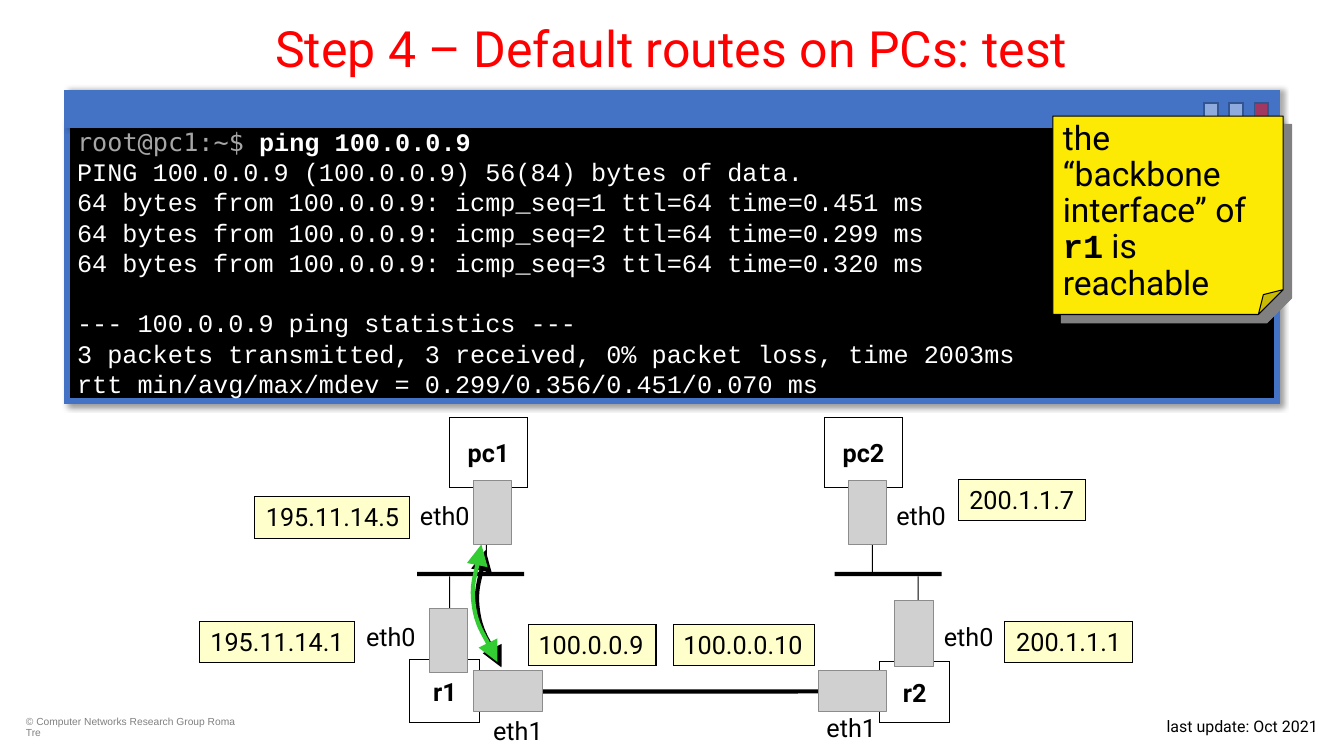
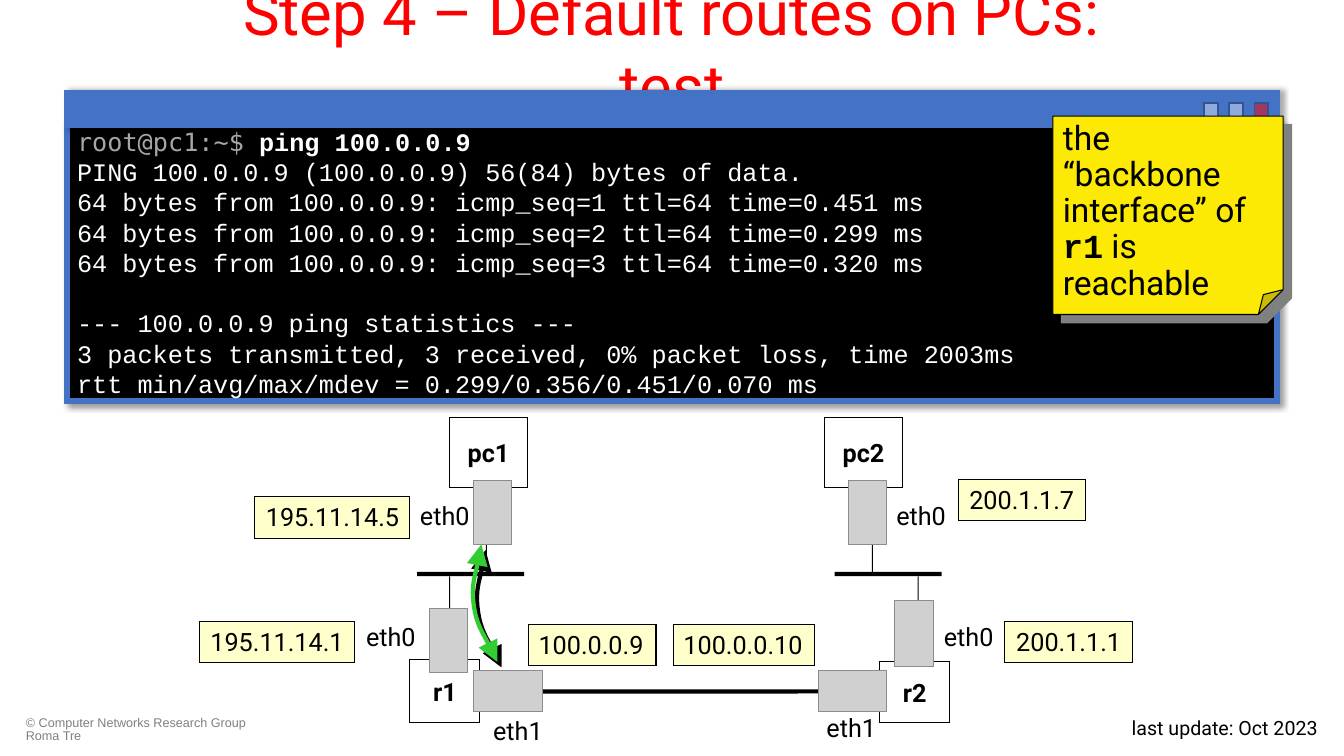
Before and after one commit to KatharaFramework/Kathara-Labs, a slide deck: slide 10 of main-labs/basic-topics/static-routing/004-kathara-lab_static-routing.pptx. Drawn at 1344x756 pixels with LibreOffice and Linux fonts; fonts in the diff are those of the drawing; grey boxes stand for pictures; background and template pictures are left out. Boxes give left, top, right and bottom in pixels: in the first picture for what was removed or moved away, otherwise in the second. Text is boxed around its words. In the diff, an @@ line names an element or a change of style, - is before the commit and + after.

```diff
--- a/main-labs/basic-topics/static-routing/004-kathara-lab_static-routing.pptx
+++ b/main-labs/basic-topics/static-routing/004-kathara-lab_static-routing.pptx
@@ title "Step 4 – Default routes ..." at box(243, 0, 1100, 124): size 35.8 to 44 pt @@
@@ text "© Computer Networks Research Group ..." at box(26, 718, 246, 740): size 7.3 to 9 pt @@
@@ text at box(1132, 720, 1317, 739): text changed; size 11.4 to 14 pt @@
-last update: Oct 2021
+last update: Oct 2023
```
Also in this commit, not shown: 17 other slides changed, 3 other files.
